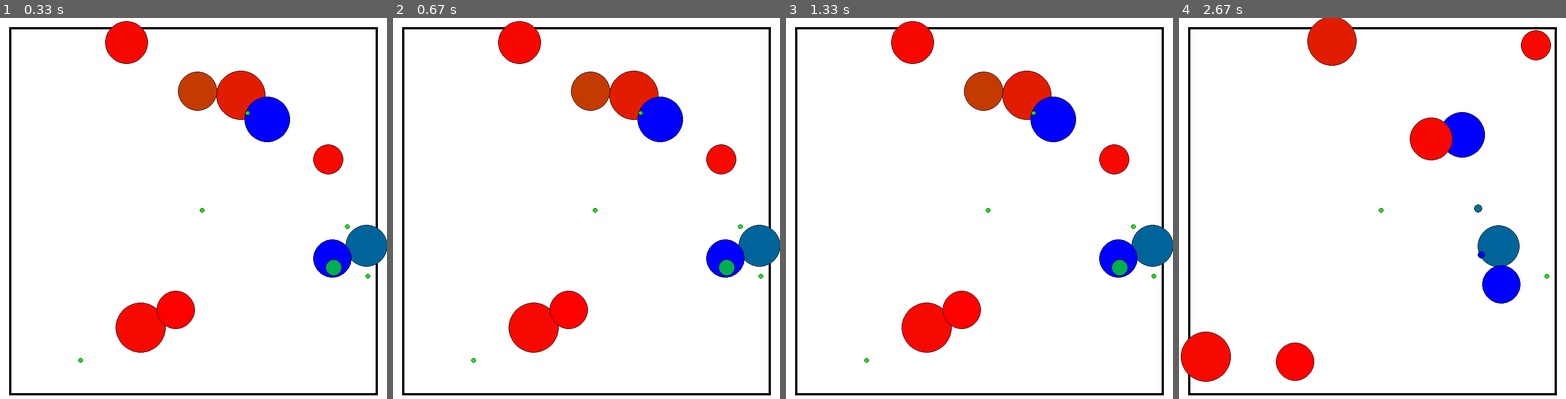
Above: before the commit, frames 1-4 (left to right).
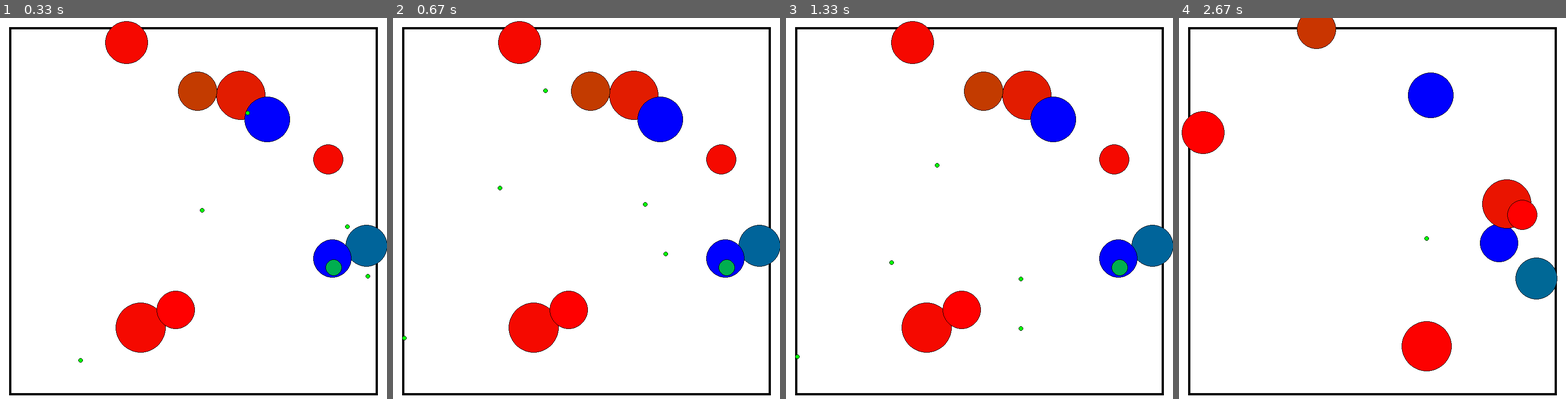
Above: after the commit, the same moments.

Repository: LeoBasov/live-sim
Game: pygame game, started from app/gui_pygame/main.py
Same seed, same stepped clock (60 frames per second), same inputs: the game is played once before the commit and once after it.
Inputs (mouse positions are in pixels of both pictures, inside the frame that each line leads up to):
- Up to frame 1 (0.33 s): no input
- Up to frame 2 (0.67 s): press the mouse at (590, 235) at 0.37 s; move the mouse to (540, 223) at 0.47 s; release the mouse at (493, 216) at 0.6 s
- Up to frame 3 (1.33 s): press the mouse at (983, 235) at 0.7 s; move the mouse to (1053, 292) at 0.8 s; release the mouse at (1122, 349) at 0.93 s; press the mouse at (983, 235) at 1.03 s; move the mouse to (909, 219) at 1.13 s; release the mouse at (840, 200) at 1.27 s
- Up to frame 4 (2.67 s): press the mouse at (1376, 235) at 1.37 s; move the mouse to (1446, 296) at 1.47 s; release the mouse at (1519, 357) at 1.6 s; press the mouse at (1376, 235) at 1.7 s; move the mouse to (1422, 208) at 1.8 s; release the mouse at (1473, 178) at 1.93 s; press the mouse at (1376, 235) at 2.03 s; move the mouse to (1310, 242) at 2.13 s; release the mouse at (1248, 250) at 2.27 s; tap Space at 2.33 s

Frame 1 is identical in both runs. In frame 2, 0.1% of the frame differs, in the area x 2-96%, y 18-91%; in frame 3, 0.1%; in frame 4, 13%, in the area x 0-98%, y 0-96%.

Commit message:
Added mouse movement.

Diff:
--- a/app/gui_pygame/main.py
+++ b/app/gui_pygame/main.py
@@ -40,12 +40,36 @@
 	reset(wrld, creature_number, creature_sense, creature_speed, creature_size, food_number)
 
 	RUN = False
+	moving  = False
+	pos_alt = [0, 0]
+	pos_new = [0, 0]
 
 	while True: # the main game loop
 		DISPLAYSURF.fill(WHITE)
 		draw_frame(DISPLAYSURF)
 		max_speed = 0
 		min_speed = sys.float_info.max
+
+		if moving:
+			pos_new = pygame.mouse.get_pos()
+			pos_rel = (pos_new[0] - pos_alt[0], pos_new[1] - pos_alt[1])
+			pos_alt = pos_new
+
+			for creature in wrld.food:
+				creature.position[0] = creature.position[0] + pos_rel[0]/40
+				creature.position[1] = creature.position[1] + pos_rel[1]/40
+
+				if creature.position[0] > 20:
+					creature.position[0] = 20
+
+				if creature.position[0] < 0:
+					creature.position[0] = 0
+
+				if creature.position[1] > 20:
+					creature.position[1] = 20
+
+				if creature.position[1] < 0:
+					creature.position[1] = 0
 
 		for creature in wrld.creatures:
 			if creature.speed > max_speed:
@@ -71,6 +95,13 @@
 					RUN = not RUN
 				elif event.key == K_r:
 					reset(wrld, creature_number, creature_sense, creature_speed, creature_size, food_number)
+			elif event.type == MOUSEBUTTONDOWN:
+				if event.button == 1:
+					moving = True
+					pos_alt = pygame.mouse.get_pos()
+			elif event.type == MOUSEBUTTONUP:
+				if event.button == 1:
+					moving = False
 
 		pygame.display.update()
 		fps_clock.tick(FPS)
